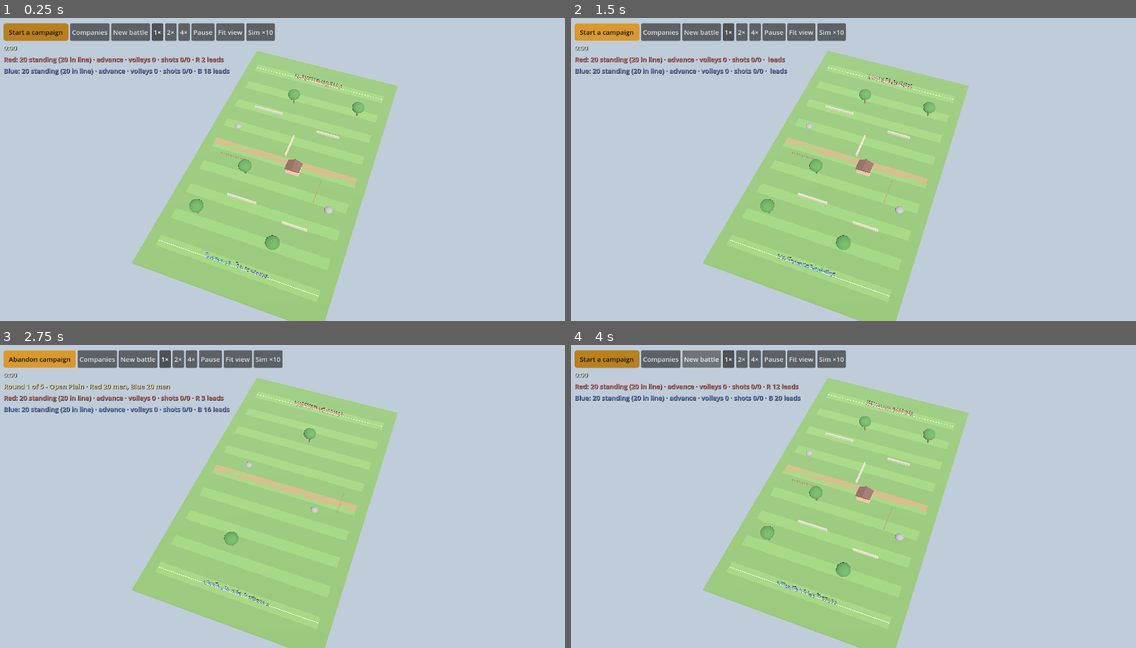
Above: before the commit, frames 1-4 (two rows, left to right).
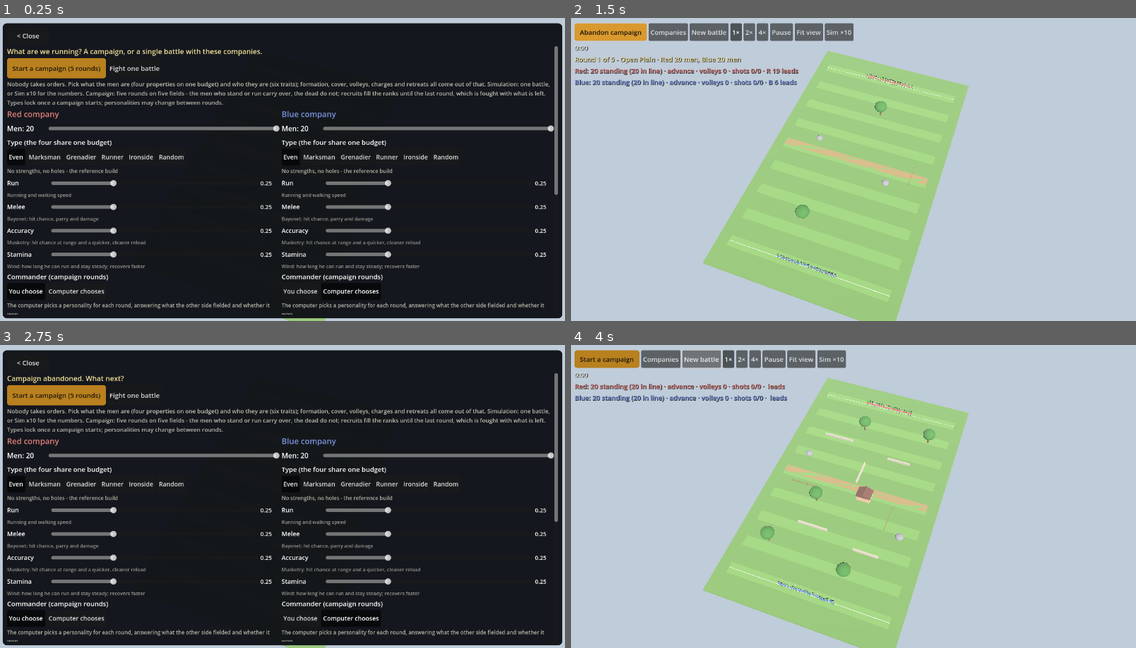
Above: after the commit, the same moments.

Repository: nathandunn/volley-bots
Game: Godot game, scene res://scenes/Main.tscn
The game is run twice, just before and just after one commit, with the same random seed, the same clock (stepped at 60 frames per second) and the same inputs.
Inputs (mouse positions are in pixels of both pictures, inside the frame that each line leads up to):
- Up to frame 1 (0.25 s): no input
- Up to frame 2 (1.5 s): click (604, 33) at 0.5 s, where only the run before the commit has a clickable "Start a campaign"; click (610, 33) at 1.25 s, where only the run before the commit has a clickable "Abandon campaign"
- Up to frame 3 (2.75 s): click (33, 360) at 2 s, where only the run before the commit has a clickable "Start a campaign"
- Up to frame 4 (4 s): click (610, 360) at 2.75 s, where only the run before the commit has a clickable "Abandon campaign"; click "New battle" at 3.5 s

The runs differ from the first frame. In frame 1, 96% of the frame differs, in the area x 0-100%, y 1-100%; in frame 2, 3.6%; in frame 3, 96%; in frame 4, 0.3%.

Commit message:
Nothing starts by itself: the setup panel asks first
On load, and after a campaign is abandoned, the Companies panel opens with a line asking
what we are running - a campaign or a single battle - and the field waits empty.

Co-Authored-By: Claude Fable 5.1 <noreply@anthropic.com>
Claude-Session: https://claude.ai/code/session_017bMCXGen3v58z94ohsQBpS

Diff:
--- a/scripts/hud.gd
+++ b/scripts/hud.gd
@@ -46,6 +46,7 @@
 var _fight_btn: Button
 var _top_campaign_btn: Button
 var _fight_btn0: Button
+var _setup_note: Label
 var _head_campaign_btn: Button
 ## Who picks each side's personality between campaign rounds: "you" or "computer"
 var commanders := ["you", "computer"]
@@ -221,6 +222,12 @@
 	var parts := _overlay("Companies")
 	teams_overlay = parts[0]
 	var box: VBoxContainer = parts[1]
+	_setup_note = Label.new()
+	_setup_note.add_theme_font_size_override("font_size", 16)
+	_setup_note.add_theme_color_override("font_color", Color(0.95, 0.88, 0.6))
+	_setup_note.autowrap_mode = TextServer.AUTOWRAP_WORD_SMART
+	_setup_note.visible = false
+	box.add_child(_setup_note)
 	var head := HFlowContainer.new()
 	box.add_child(head)
 	_head_campaign_btn = _button("Start a campaign (5 rounds)")
@@ -505,6 +512,7 @@
 
 func on_match_started() -> void:
 	_close_overlays()
+	_setup_note.visible = false
 	set_status("The lines are drawn.")
 
 
@@ -669,6 +677,16 @@
 	_round_text = "Round %d of %d - %s · Red %d men, Blue %d men" % [r, total, layout, sizes[0], sizes[1]]
 	round_label.text = _round_text
 	round_label.visible = true
+
+
+## The setup panel, with a line at the top saying why it is open. Nothing runs until a
+## button here (or the top row) says so.
+func open_setup(why: String) -> void:
+	_close_overlays()
+	_setup_note.text = why
+	_setup_note.visible = why != ""
+	teams_overlay.visible = true
+	status_label.text = "Nothing running - choose under Companies."
 
 
 func _set_commander(t: int, who: String) -> void:
--- a/scripts/main.gd
+++ b/scripts/main.gd
@@ -113,7 +113,8 @@
 		# --ui --batch=N: the Sim button's path, HUD and all, for a headless check of the panel
 		_run_batch(maxi(int(args["batch"]), 1))
 		return
-	_start_next()
+	# nothing starts by itself: the setup panel asks what we are running
+	hud.open_setup("What are we running? A campaign, or a single battle with these companies.")
 
 
 func _setup_ui_scale() -> void:
@@ -359,7 +360,7 @@
 	manager.rosters = [[], []]
 	hud.campaign_ended()
 	_rebuild_field("Walled Farm")
-	_start_next()
+	hud.open_setup("Campaign abandoned. What next?")
 
 
 ## After a campaign round: bank the result, keep the men who stood or ran, drop the dead.
Not shown, changed: dist/index.html
Not shown, changed: dist/index.js.gz
Not shown, changed: dist/index.pck.gz
Not shown, changed: dist/index.wasm.gz
